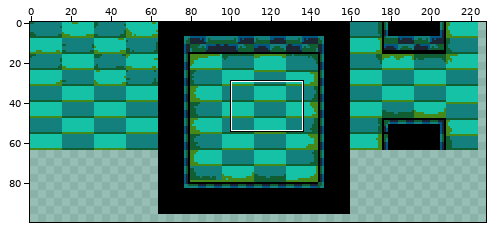
A sprite sheet gets an edit: scenes/levels/assets/floors.png. The first picture is a wide view before the edit; the outline marks the close-up.
Close-up. The starting point:
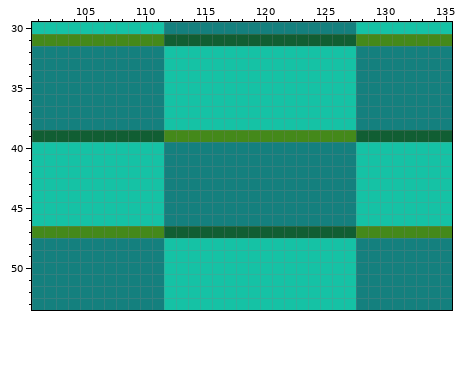
The file is 256x256 pixels. Shown: x 101..135, y 30..53. The wide view leaves out empty margins.
The same view after the edit:
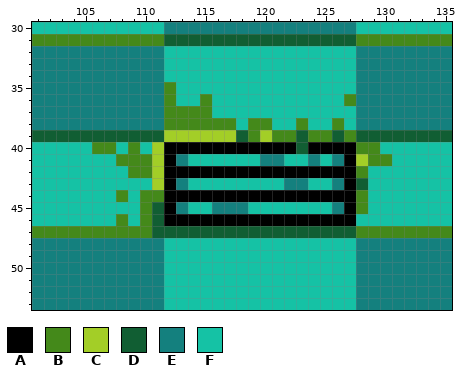
Palette (. is transparent): A #000000  B #44891a  C #a3ce27  D #115e33  E #14807e  F #15c2a5
Difference:
Colour A replaces colour E in row 40 at x 112 to 122 and 124 to 127; in row 41 at x 112 and 127; in row 42 at x 112 to 127; in row 43 at x 112 and 127; in row 44 at x 112 to 127; in row 45 at x 112 and 127.
Colour A replaces colour E in row 46 at x 112 to 127.
Colour B replaces colour F in row 35 at x 112; in row 36 at x 112, 115 and 127; in row 37 at x 112 to 115; in row 38 at x 112 to 117, 119 to 120, 123 and 126; in row 40 at x 106 to 107, 109 and 128 to 129; in row 41 at x 108 to 110 and 129 to 130.
Colour B replaces colour F in row 42 at x 109 to 110 and 128; in row 44 at x 108, 110 to 111 and 128; in row 45 at x 110 and 128; in row 46 at x 108 and 110.
Colour C replaces colour B in row 39 at x 112 to 117 and 120.
Colour C replaces colour F in row 40 at x 111; in row 41 at x 111 and 128; in rows 42 to 43 at x 111.
Colour D replaces colour B in row 39 at x 118, 123 and 126; in row 47 at x 111.
Colour D replaces colour E in row 40 at x 123.
Colour D replaces colour F in row 43 at x 128; in rows 45 to 46 at x 111.
Colour F replaces colour E in row 41 at x 114 to 119, 122 to 123 and 125; in row 43 at x 114 to 121 and 124 to 125; in row 45 at x 114 to 115 and 119 to 125.
Pixel boxes of the changes (left, top, right, bottom) in both close-ups:
changed: (92, 82, 392, 238)
